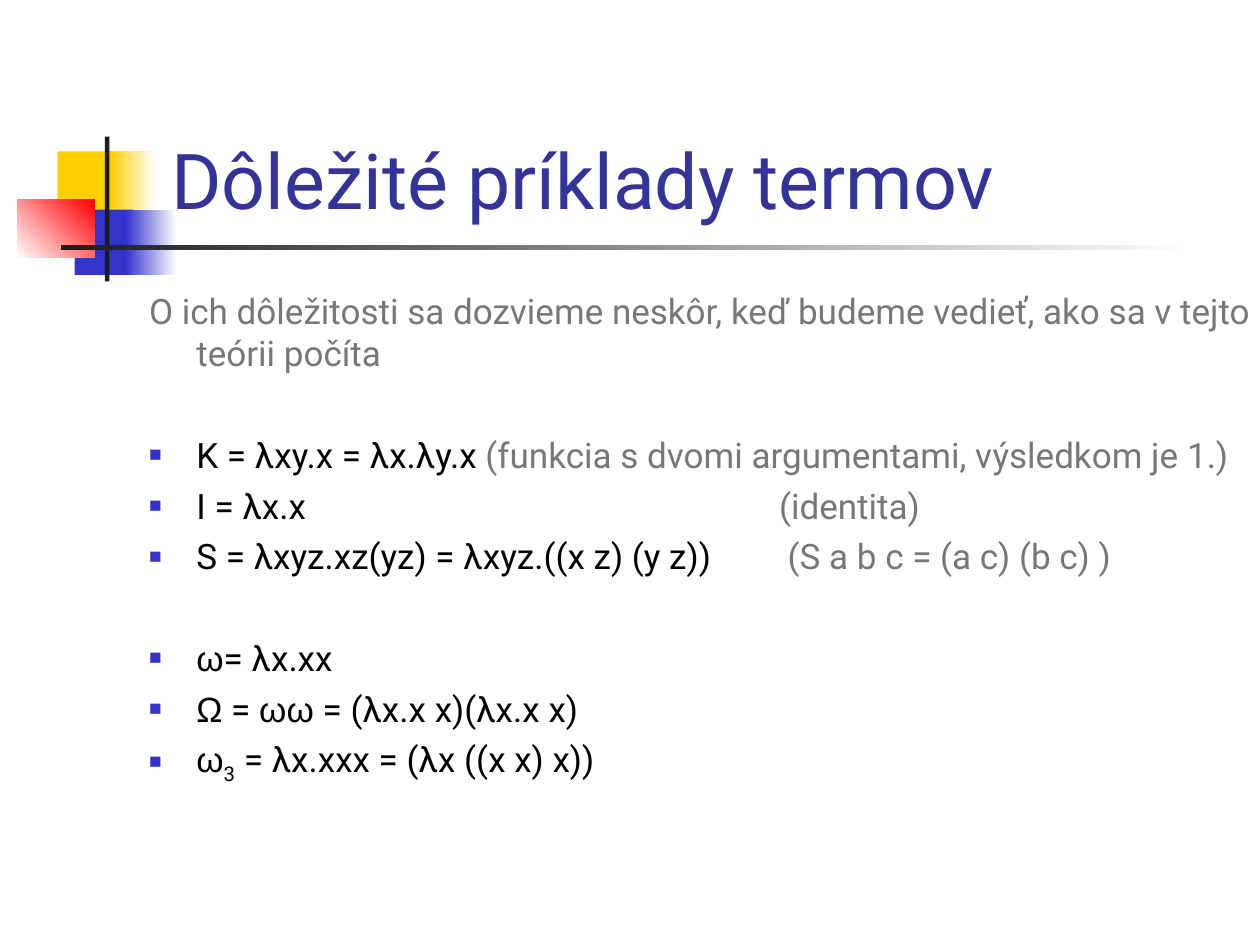
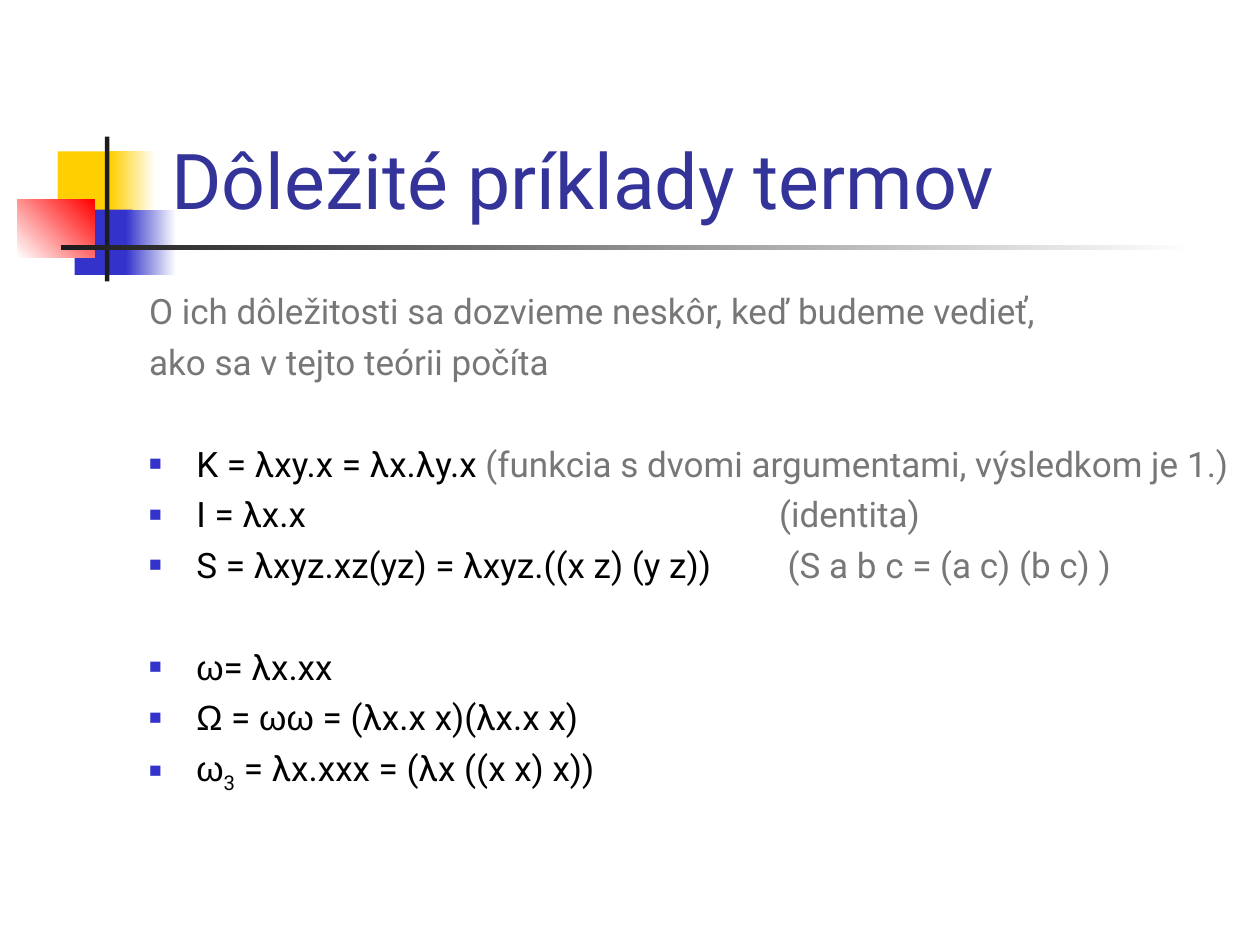
Before and after one commit to Funkcionalne/Prednasky, a slide deck: slide 8 of 05/05_fpro.ppt (slide 7 before the commit). Drawn at 1260x945 pixels with LibreOffice and Linux fonts; fonts in the diff are those of the drawing. Boxes give left, top, right and bottom in pixels: in the first picture for what was removed or moved away, otherwise in the second. Text is boxed around its words. In the diff, an @@ line names an element or a change of style, - is before the commit and + after.

```diff
--- a/05/05_fpro.ppt
+++ b/05/05_fpro.ppt
@@ text at [149, 295, 1034, 383]: text changed @@
-O ich dôležitosti sa dozvieme neskôr, keď budeme vedieť, ako sa v tejto teórii počíta
+O ich dôležitosti sa dozvieme neskôr, keď budeme vedieť,
+ako sa v tejto teórii počíta
```
Also in this commit, not shown: 3 other slides changed, 2 slides added, 1 slide removed, 3 other files.
